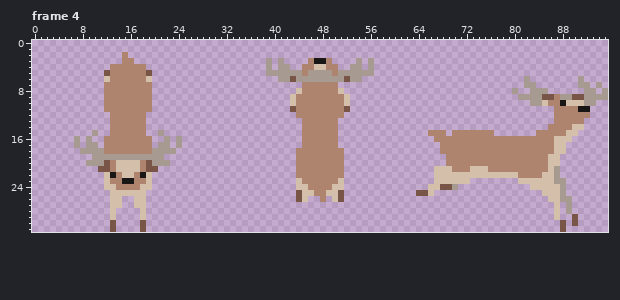
Two states of a animated GIF sprite, sprite/animal/deer/preview.gif. This is how it looked before the edit.
The file is 96x32 pixels, 4 frames. Colours within 5 levels of each other are drawn and written as one. Shown: frame 4. The commit also changed other frames, which this record leaves out.
Once edited:
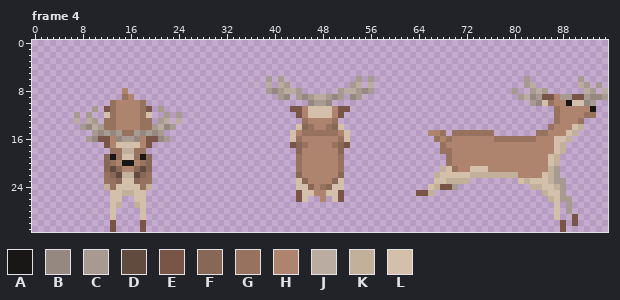
Palette (. is transparent): A #191715  B #948880  C #a79a90  D #614a3e  E #795547  F #876756  G #96725f  H #ae846e  J #baaca1  K #c2b09b  L #d4c0aa
Changes in this commit:
Changed rows in their new state; - is an unchanged pixel.
Frame 4:
first column x 7:
 2 --------.--------------------------------------------------------------------------------
 3 --------..----------------------.-.----....----.-.---------------------------------------
 4 ------......--------------------.-..--......--..-.---------------------------------------
 5 -----........-------------------..................---------------------------------------
 6 -----........-------------------C--............--C---------------------------------------
 7 -----........-------------------J-JC--......--CJ-J--------------------------J-------J----
 8 -----...-....-------------------CBCJJC......CJJCBC---------------------------J-------J--J
 9 -----...G-...---------------------CB.CBCJJCBC.BC---------------------------JB---------BB-
10 -----.G----G.-----------------------...BCCB...-------------------------------B-G-HA--B---
11 ---C-EG----GE-C----------------------E-LLLL-E-----------------------------------G---HHA--
12 C-C--LG----GL--C-C-------------------E-LLLL-E-----------------------------------G----GG--
13 J-JC-GG----GG-CJ-J--------------------G----G------------------------------------G---G----
14 -CBJCGG----GGCJBC--------------------LFG--GFL----------------------------------G----K----
15 ----BCBCGGCBCB----------------------LHGGGGGGHL---------------G-GGGGGGG-------GG----K-----
16 .--BEE-BCCB-EEB--.------------------LG------GL--------------G-G-------GGGGGGG-----K------
17 .-..-E-LLLL-E-..-.------------------EFG----GFE---------------G-------------------K-------
18 -.....GGKKGG.....--------------------F------F----------------GG------------------K-------
19 ---..FAGLLGAF..----------------------G------G-----------------G-----------------K--------
20 --...FGHAAHGF...---------------------G------G-----------------G-----------------K--------
21 ----.FDFHHFDF.-----------------------G------G---------------.K-G---------------K---------
22 -----GFDKKDFG------------------------F------F---------------K-----KKKKKKKK-----K---------
23 -----GGFLLFGG-------------------------F----F------------------KKKK---------K---K---------
24 -----KGLLLLGK--------------------------F-GF-----------------K---------------KK--K--------
25 --------KK-------------------------------------------------K------------------K----------
26 -------------------------------------------------------------------------------K---------
27 -------K--K------------------------------------------------------------------------------
Where, in picture pixels (left, top, right, bottom), the same in both pictures:
changed: (74, 52, 182, 208)
changed: (266, 58, 374, 190)
changed: (428, 82, 608, 202)
